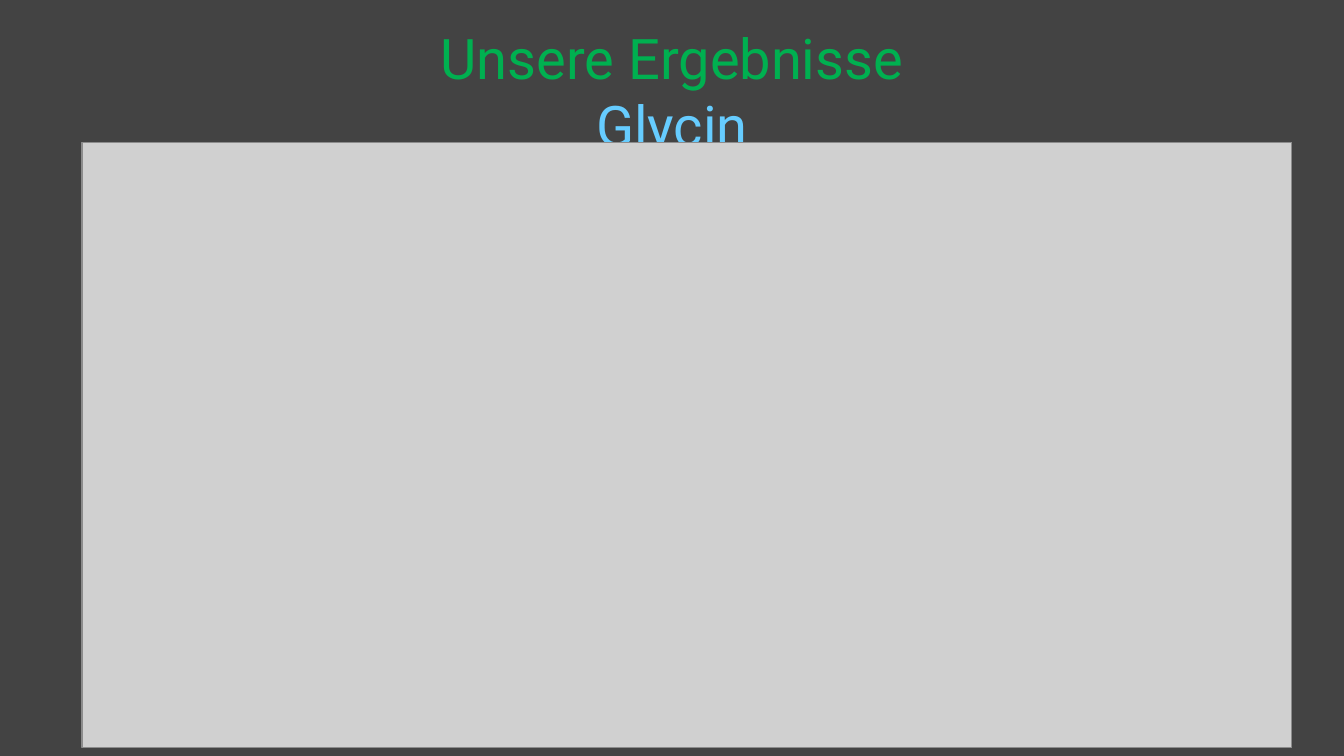
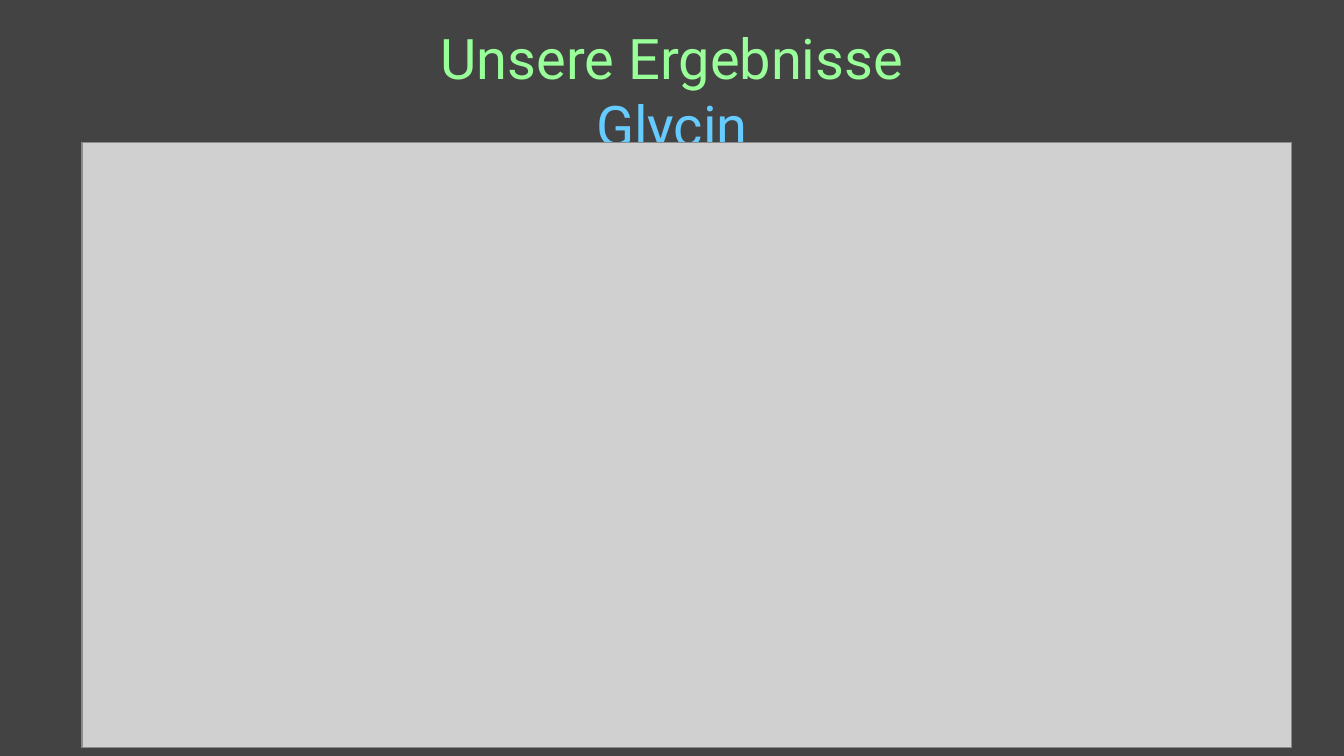
Before and after one commit to TimerErTim/bioinf.bio, a slide deck: slide 4 of sem-3_titration/presentation/BCH3_WS2025_GlycinTitration_Results.pptx. Drawn at 1344x756 pixels with LibreOffice and Linux fonts; fonts in the diff are those of the drawing; grey boxes stand for pictures. Boxes give left, top, right and bottom in pixels: in the first picture for what was removed or moved away, otherwise in the second. Text is boxed around its words. In the diff, an @@ line names an element or a change of style, - is before the commit and + after.

```diff
--- a/sem-3_titration/presentation/BCH3_WS2025_GlycinTitration_Results.pptx
+++ b/sem-3_titration/presentation/BCH3_WS2025_GlycinTitration_Results.pptx
@@ title "Unsere Ergebnisse Glycin" at (x1=441, y1=37, x2=903, y2=160): text colour #00B050 to #99FF99 in "Unsere Ergebnisse" @@
```
Also in this commit, not shown: 2 other slides changed, 4 slides added, 39 slides removed.
